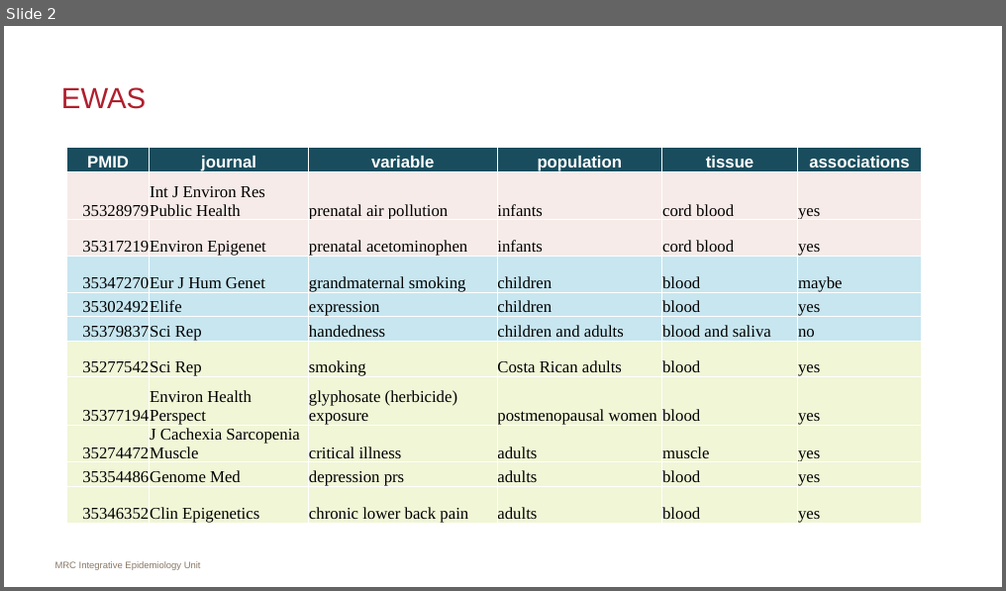
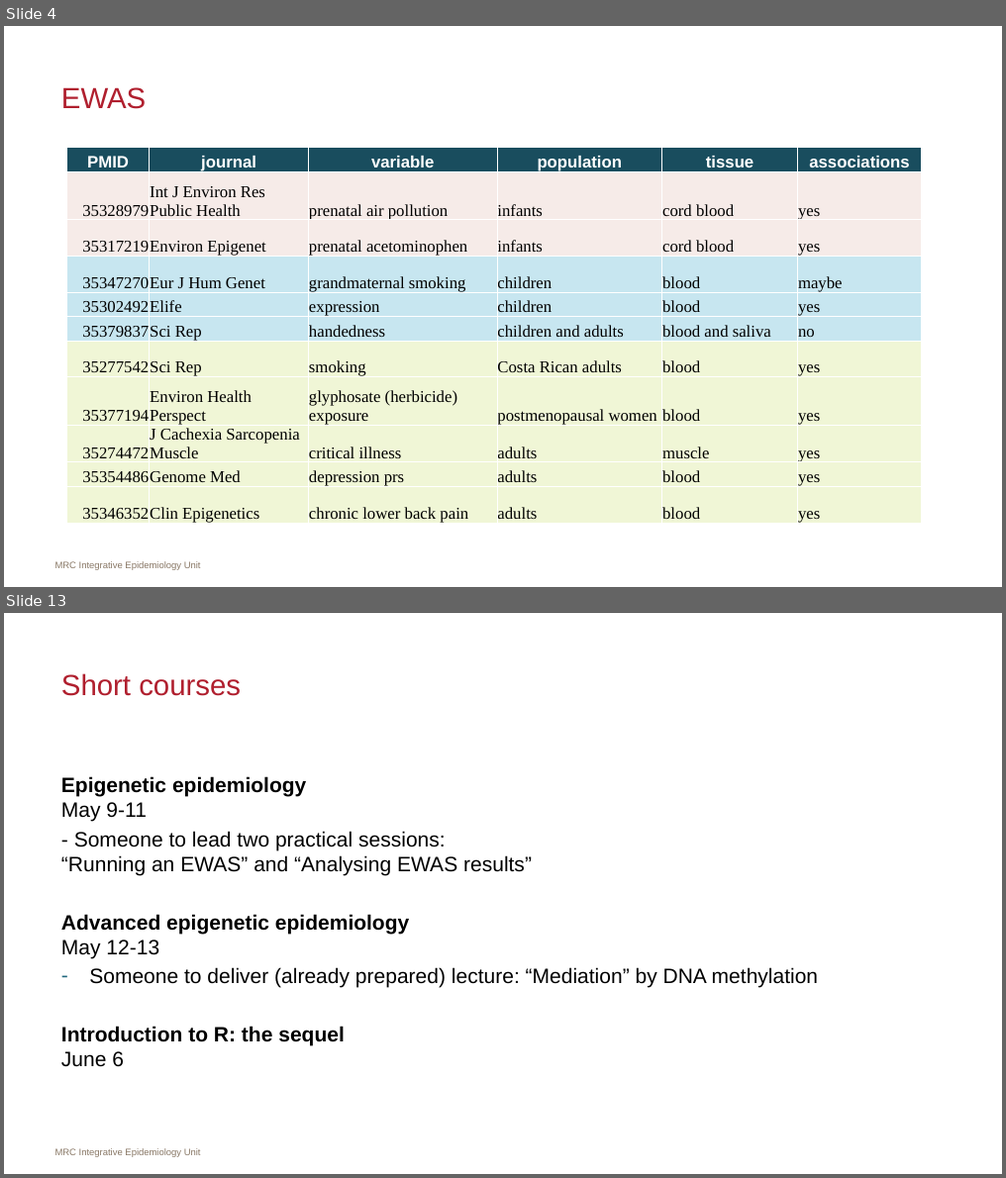
Before and after one commit to MRCIEU/epigenetics-journal-club, a slide deck: docs/presentations/20220411/slides.pptx. Shown one above the other, each under a label of ours: slide 2 before the commit, slides 4 and 13 after it; the slides between them are not shown. The pictures are 1006x591 and 1006x1178 pixels, drawn with LibreOffice and Linux fonts; fonts in the diff are those of the drawing. Boxes give left, top, right and bottom in pixels: in the first picture for what was removed or moved away, otherwise in the second. Text is boxed around its words. In the diff, an @@ line names an element or a change of style, - is before the commit and + after.

```diff
--- a/docs/presentations/20220411/slides.pptx
+++ b/docs/presentations/20220411/slides.pptx
@@ slide 13 added at <box>4,613,1002,1174</box>, background #FFFFFF; not listed: 1 template element that a slide beside it also shows @@
@@ title added at <box>61,673,241,696</box>, 28 pt, text #B01F2E @@
+Short courses
@@ text added at <box>61,776,818,1067</box>, 20 pt, text #000000 @@
+Epigenetic epidemiology
+May 9-11
+- Someone to lead two practical sessions:
+“Running an EWAS” and “Analysing EWAS results”
+Advanced epigenetic epidemiology
+May 12-13
+– Someone to deliver (already prepared) lecture: “Mediation” by DNA methylation
+Introduction to R: the sequel
+June 6
@@ what was slide 2 is now slide 4 @@
```
Also in this commit, not shown: 8 slides changed, 1 other slide added, 1 slide removed.
